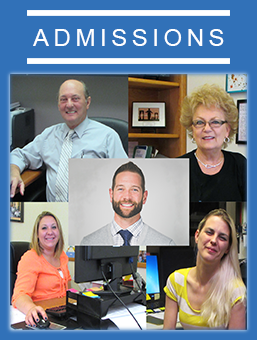
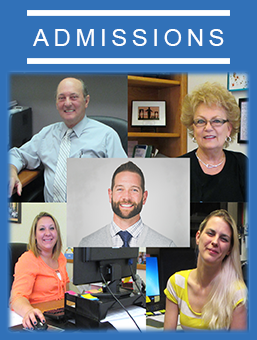
Two versions of the same layered image (257 x 340). Layer-by-layer changes:
painted on "Admissions" over [left=7, top=72, right=249, bottom=333]
